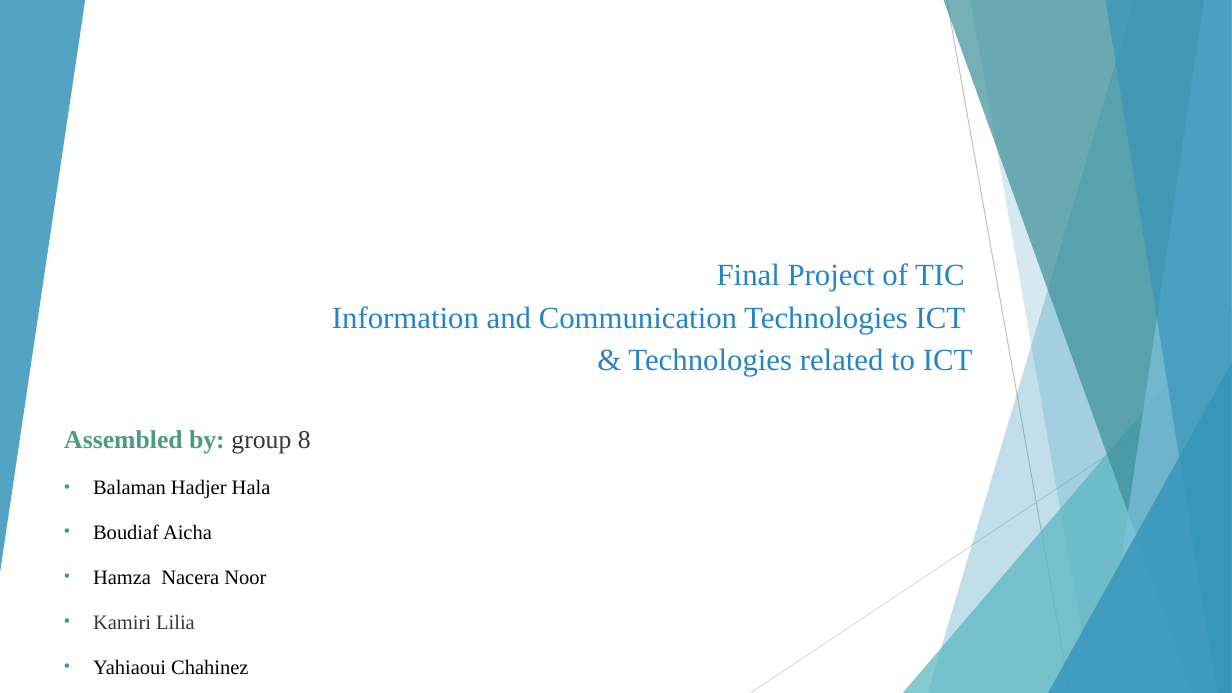
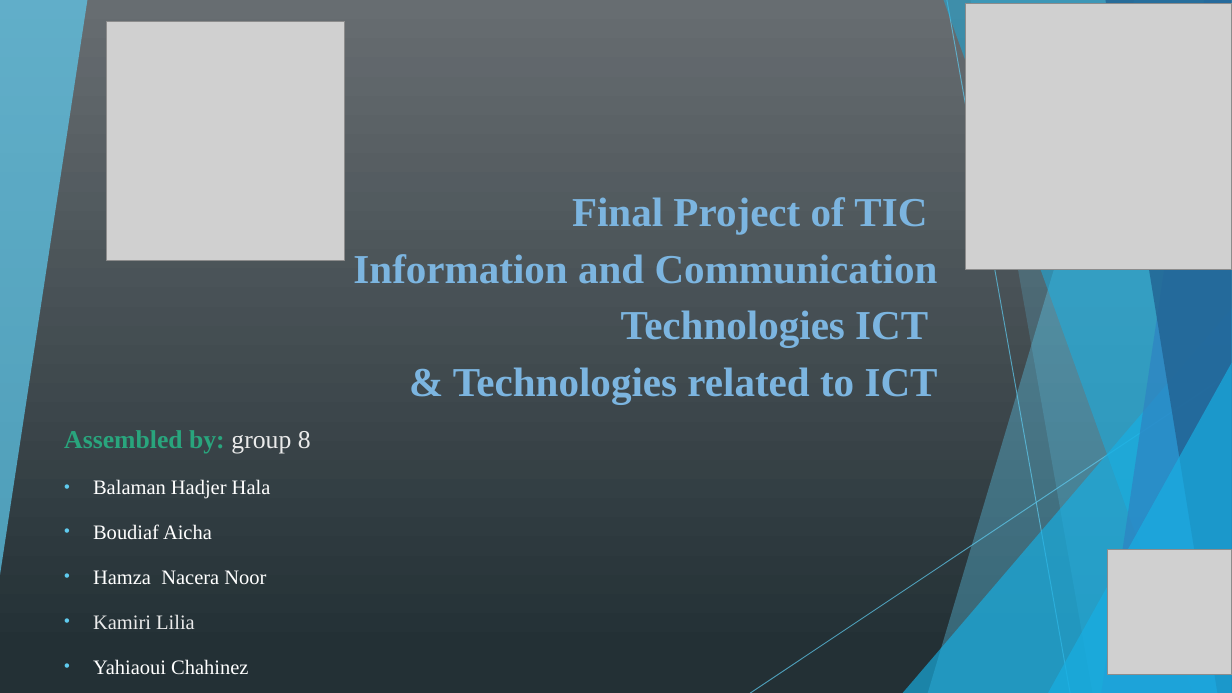
Before and after one commit to kamiri-lilia/projet-final, a slide deck: slide 1 of TIC_PP.pptx. Drawn at 1232x693 pixels with LibreOffice and Linux fonts; fonts in the diff are those of the drawing; grey boxes stand for pictures. Boxes give left, top, right and bottom in pixels: in the first picture for what was removed or moved away, otherwise in the second. Text is boxed around its words. In the diff, an @@ line names an element or a change of style, - is before the commit and + after.

```diff
--- a/TIC_PP.pptx
+++ b/TIC_PP.pptx
@@ background #FFFFFF to gradient #686E71 to #233036 @@
@@ triangle removed at (0, 0, 85, 573) @@
@@ freeform shape added at (0, 0, 87, 575), fill #5FCBEF at 70% opacity @@
@@ picture added at (106, 21, 346, 261) @@
@@ freeform shape at (928, 0, 1232, 693): fill #3494BA at 30% opacity to #5FCBEF at 36% opacity @@
@@ freeform shape at (944, 0, 1232, 693): fill #3A8F98 at 70% opacity to #17B0E4 at 50% opacity @@
@@ line (947, 0) - (1070, 693): stroke #BFBFBF 0.75 pt to #5FCBEF 0.75 pt @@
@@ picture added at (966, 3, 1232, 269) @@
@@ freeform shape at (970, 0, 1232, 693): fill #3494BA at 20% opacity to #5FCBEF at 20% opacity @@
@@ freeform shape at (1102, 0, 1232, 693): fill #7FC1DB at 70% opacity to #2E83C3 at 70% opacity @@
@@ freeform shape at (1105, 0, 1232, 693): fill #3494BA at 65% opacity to #226292 at 80% opacity @@
@@ title "Final Project of TIC Information ...": place and size @@
-title "Final Project of TIC Information ..." at (332, 263, 973, 376)
+title "Final Project of TIC Information ..." at (353, 197, 938, 404)
@@ title "Final Project of TIC Information ..." at (353, 197, 938, 404): size 24 to 32 pt, text colour #2683C6 to #7CB5E0, bold on @@
@@ triangle at (903, 308, 1232, 693): fill #58B6C0 at 72% opacity to #17B0E4 at 66% opacity @@
@@ line (1232, 372) - (750, 693): stroke #D9D9D9 0.75 pt to #5FCBEF 0.75 pt @@
@@ triangle at (1048, 363, 1232, 693): fill #3494BA at 80% opacity to #17B0E4 at 66% opacity @@
@@ subtitle "Assembled by: group 8" at (64, 430, 311, 674): text colour #4A9B83 to #29A57D in "Assembled by:"; text colour #373545 to #EBEBEB in "group 8", "Kamiri Lilia"; text colour #000000 to #FFFFFF in "Balaman Hadjer Hala", "Boudiaf Aicha", "Hamza Nacera Noor", "Yahiaoui Chahinez"; bullet colour #3494BA to #5FCBEF @@
@@ picture added at (1107, 550, 1232, 675) @@
```
Also in this commit, not shown: 18 other slides changed, 1 slide added.
